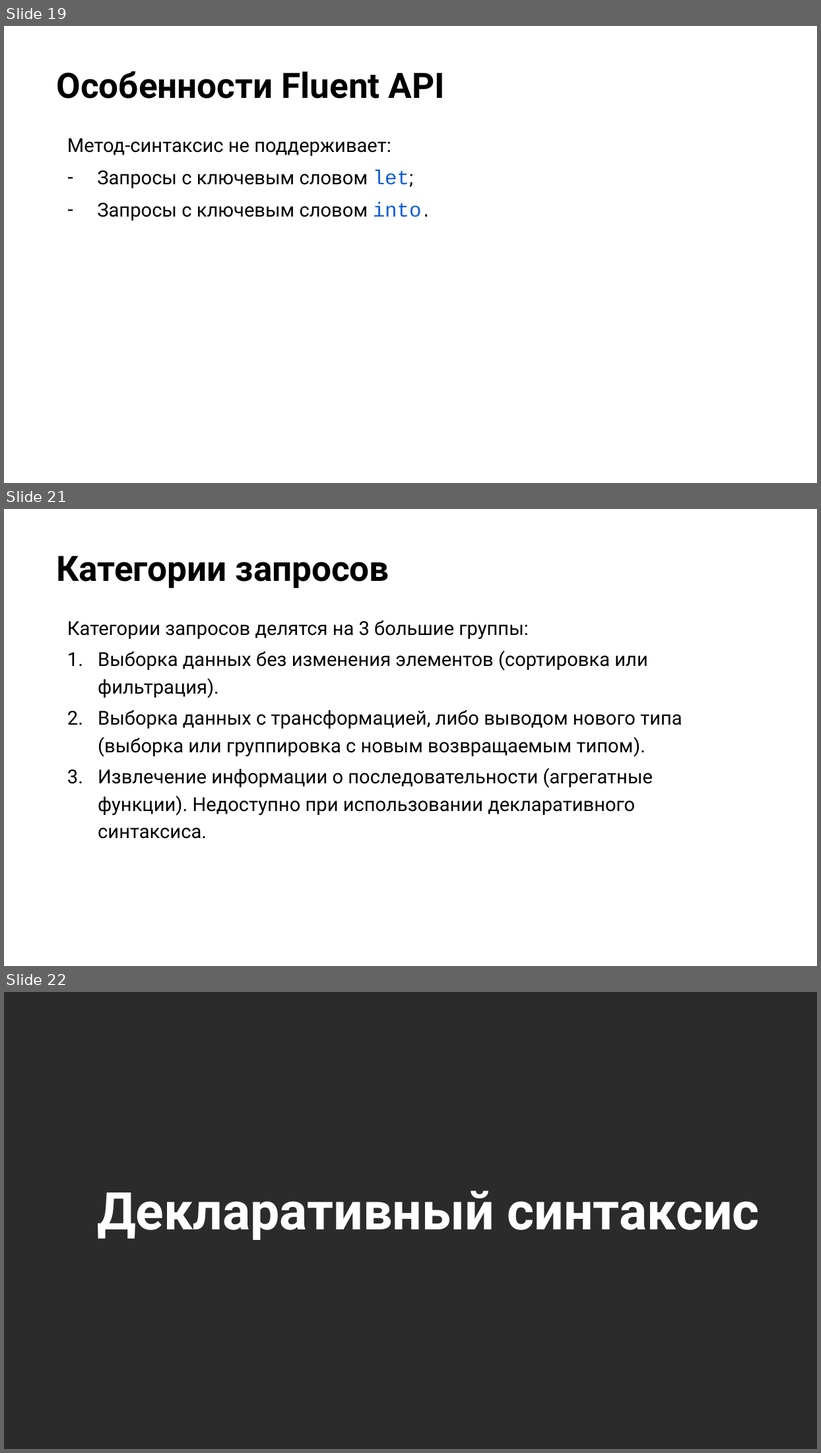
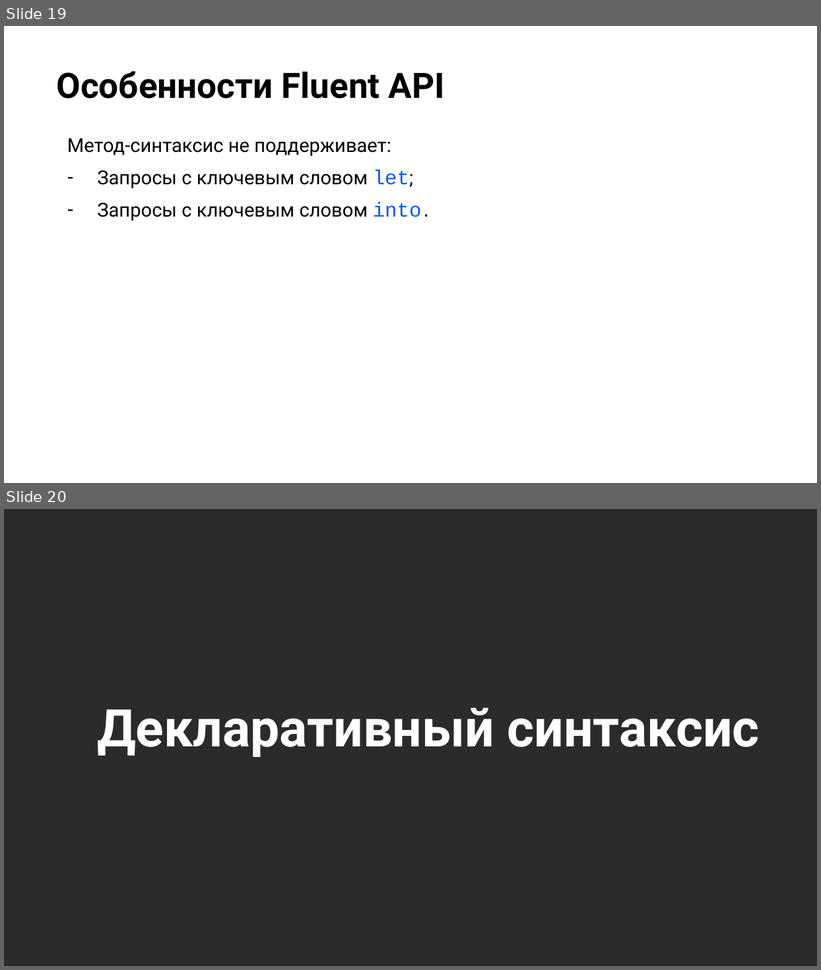
Before and after one commit to NilovPavel/OpenLessonLinq, a slide deck: LinqQueries.pptx. Shown one above the other, each under a label of ours: slides 19, 21 and 22 before the commit, slides 19 and 20 after it; the slides between them are not shown. The pictures are 821x1453 and 821x970 pixels, drawn with LibreOffice and Linux fonts; fonts in the diff are those of the drawing; background and template pictures are left out; a plain dark background stands for a picture behind light text. Boxes give left, top, right and bottom in pixels: in the first picture for what was removed or moved away, otherwise in the second. Text is boxed around its words. In the diff, an @@ line names an element or a change of style, - is before the commit and + after.

```diff
--- a/LinqQueries.pptx
+++ b/LinqQueries.pptx
@@ slide 21 removed at (4, 509, 817, 966), background picture (left out) @@
@@ title removed at (57, 556, 389, 588) @@
-Категории запросов
@@ text removed at (67, 621, 682, 839) @@
-Категории запросов делятся на 3 большие группы:
-1. Выборка данных без изменения элементов (сортировка или фильтрация).
-2. Выборка данных с трансформацией, либо выводом нового типа (выборка или группировка с новым возвращаемым типом).
-3. Извлечение информации о последовательности (агрегатные функции). Недоступно при использовании декларативного синтаксиса.
@@ what was slide 22 is now slide 20 @@
```
Also in this commit, not shown: 2 slides changed, 1 other slide removed, 5 other files.
